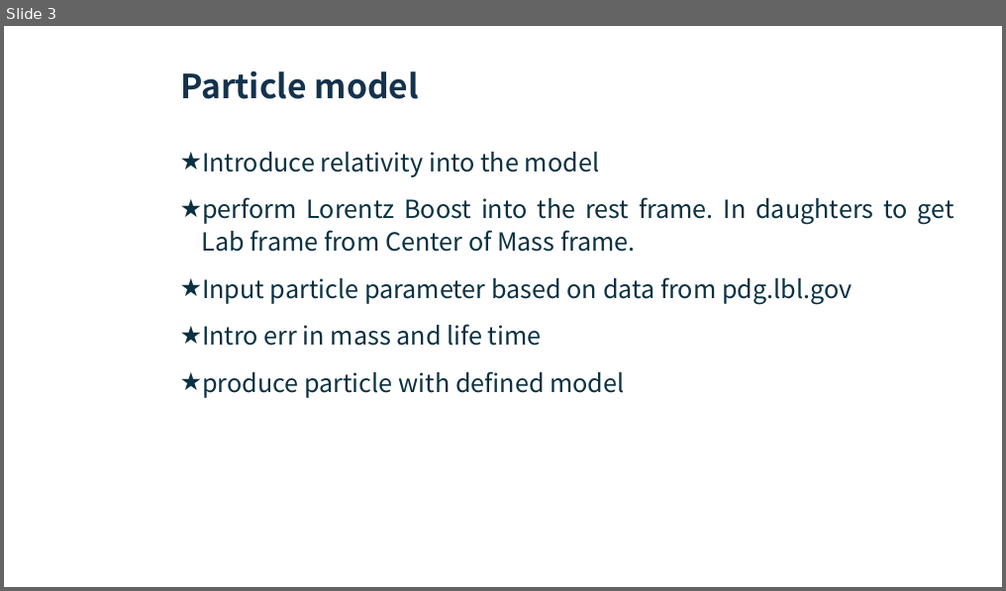
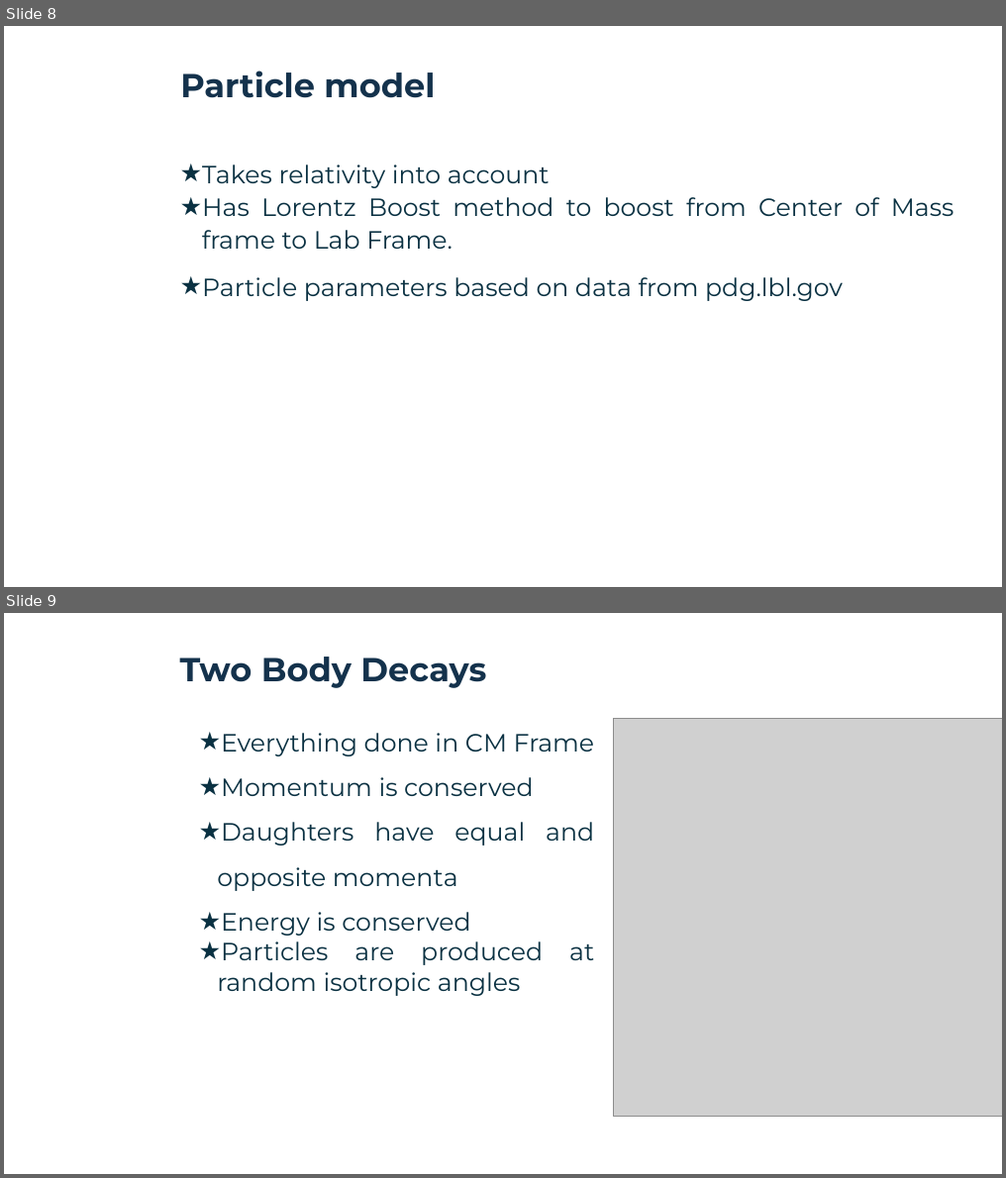
Before and after one commit to pitt1321-2161/Particle_Accelerator_Simulation, a slide deck: Particle Accelerator Simulation.pptx. Shown one above the other, each under a label of ours: slide 3 before the commit, slides 8 and 9 after it. The pictures are 1006x591 and 1006x1178 pixels, drawn with LibreOffice and Linux fonts; fonts in the diff are those of the drawing; grey boxes stand for pictures; background and template pictures are left out. Boxes give left, top, right and bottom in pixels: in the first picture for what was removed or moved away, otherwise in the second. Text is boxed around its words. In the diff, an @@ line names an element or a change of style, - is before the commit and + after.

```diff
--- a/Particle Accelerator Simulation.pptx
+++ b/Particle Accelerator Simulation.pptx
@@ slide 9 added at bbox=[4, 613, 1002, 1174], background picture (left out); not listed: 2 template elements that a slide beside it also shows @@
@@ title added at bbox=[180, 657, 486, 688], 32 pt, text #14324C, bold @@
+Two Body Decays
@@ picture added at bbox=[614, 719, 1002, 1117] @@
@@ text added at bbox=[217, 733, 594, 996], 24 pt, text #0A3142 @@
+★ Everything done in CM Frame
+★ Momentum is conserved
+★ Daughters have equal and opposite momenta
+★ Energy is conserved
+★ Particles are produced at random isotropic angles
@@ what was slide 3 is now slide 8 @@
@@ slide 8 changed as well @@
@@ title "Particle model" at bbox=[180, 71, 435, 98]: font Noto Sans CJK SC to Montserrat @@
@@ text at bbox=[202, 165, 954, 301]: text changed; font Noto Sans CJK SC to Montserrat @@
-★ Introduce relativity into the model
-★ perform Lorentz Boost into the rest frame. In daughters to get Lab frame from Center of Mass frame.
-★ Input particle parameter based on data from pdg.lbl.gov
-★ Intro err in mass and life time
-★ produce particle with defined model
+★ Takes relativity into account
+★ Has Lorentz Boost method to boost from Center of Mass frame to Lab Frame.
+★ Particle parameters based on data from pdg.lbl.gov
```
Also in this commit, not shown: 9 other slides changed, 16 other slides added, 7 other files.
